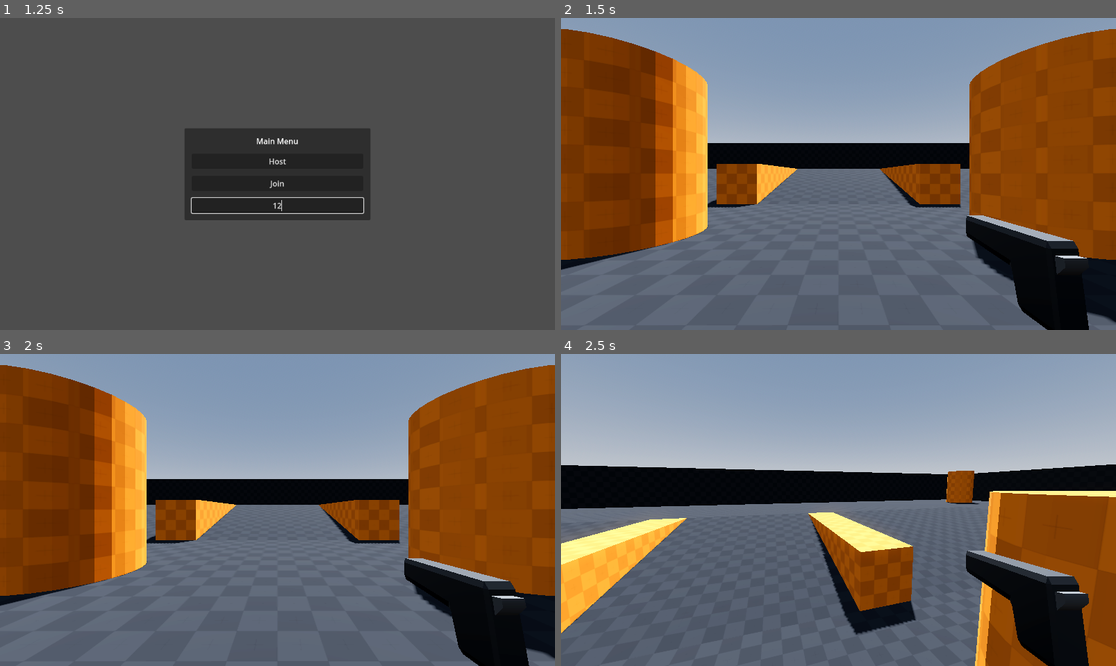
Above: before the commit, frames 1-4 (two rows, left to right).
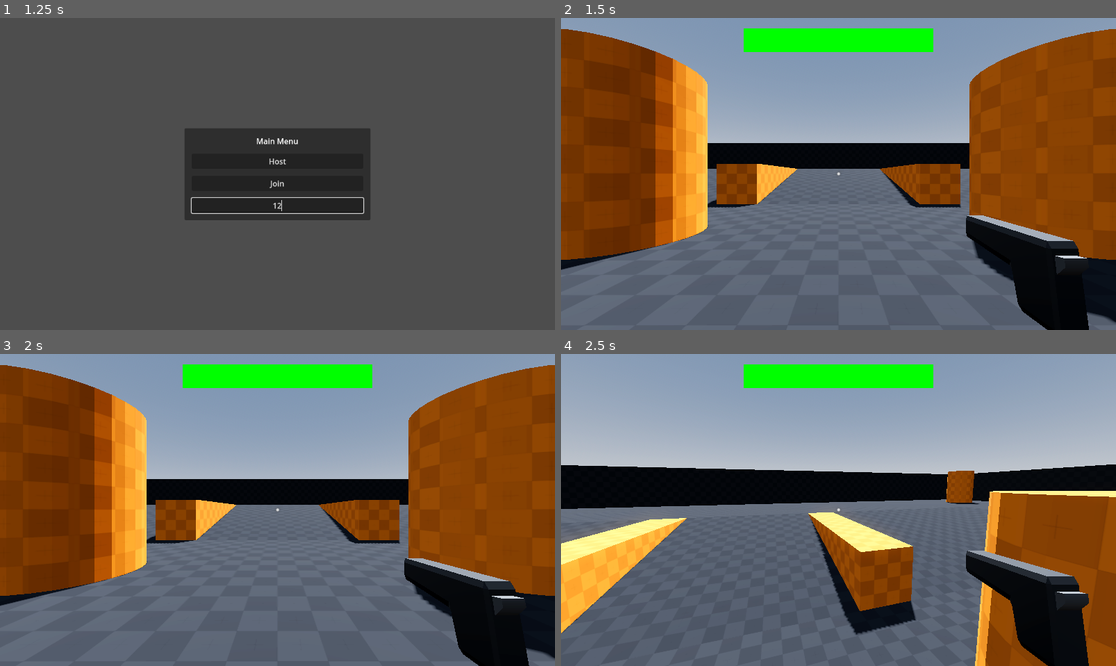
Above: after the commit, the same moments.

Repository: MrTsunami4/Hub-Fps
Game: Godot game, scene res://world.tscn
Two runs of this game, one before a commit and one after it. Both use one fixed random seed, a clock stepped at 60 frames per second and the inputs below.
Inputs (mouse positions are in pixels of both pictures, inside the frame that each line leads up to):
- Up to frame 1 (1.25 s): click (277, 205) at 0.52 s; type "12" at 0.6 s
- Up to frame 2 (1.5 s): click "Host" at 1.25 s
- Up to frame 3 (2 s): no input
- Up to frame 4 (2.5 s): tap Enter (ui_accept) at 2, 2.27 s; move the mouse to (866, 510) at 2.02 s; hold W (up) from 2.03 s (still down); click (866, 510) at 2.1 s

Frame 1 is identical in both runs. In frame 2, 2.6% of the frame differs, in the area x 32-68%, y 3-51%; in frame 3, 2.6%; in frame 4, 2.6%.
Error after the commit: Assertion failed: UPNP Discover Failed! Error 24 (res://world.gd:57)

Commit message:
Add rest

Diff:
--- a/player.gd
+++ b/player.gd
@@ -3,24 +3,42 @@
 @onready var camera = $Camera3D
 @onready var anim_player = $AnimationPlayer
 @onready var flash = $Camera3D/Pistol/MuzzleFlash
+@onready var ray_cast = $Camera3D/RayCast3D
+
+signal health_changed(health_value)
 
 const SPEED = 10.0
 const JUMP_VELOCITY = 10.0
 const GRAVITY = 20
 
+var health = 3
+
+func _enter_tree():
+	set_multiplayer_authority(str(name).to_int())
+
 func _ready():
+	if not is_multiplayer_authority(): return
+
 	Input.mouse_mode = Input.MOUSE_MODE_CAPTURED
+	camera.current = true
 
 func _unhandled_input(event):
+	if not is_multiplayer_authority(): return
+
 	if event is InputEventMouseMotion:
 		rotate_y(-event.relative.x * 0.005)
 		camera.rotate_x(-event.relative.y * 0.005)
 		camera.rotation.x = clamp(camera.rotation.x, -PI/2, PI/2)
 
 	if Input.is_action_just_pressed("shoot") and anim_player.current_animation != "shoot":
-		play_shoot_effects()
+		play_shoot_effects.rpc()
+		if ray_cast.is_colliding():
+			var hit_player = ray_cast.get_collider()
+			hit_player.receive_damage.rpc_id(hit_player.get_multiplayer_authority())
 
 func _physics_process(delta):
+	if not is_multiplayer_authority(): return
+
 	# Add the gravity.
 	if not is_on_floor():
 		velocity.y -= GRAVITY * delta
@@ -49,8 +67,21 @@
 
 	move_and_slide()
 
+@rpc("call_local")
 func play_shoot_effects():
 	anim_player.stop()
 	anim_player.play("shoot")
 	flash.restart()
 	flash.emitting = true
+
+@rpc("any_peer")
+func receive_damage():
+	health -= 1
+	if health <= 0:
+		health = 3
+		position = Vector3.ZERO
+	health_changed.emit(health)
+
+func _on_animation_player_animation_finished(anim_name):
+	if anim_name == "shoot":
+		anim_player.play("idle")
--- a/player.tscn
+++ b/player.tscn
@@ -37,6 +37,33 @@
 size = Vector2(0.5, 0.5)
 orientation = 2
 
+[sub_resource type="Animation" id="Animation_6is8s"]
+length = 0.001
+tracks/0/type = "value"
+tracks/0/imported = false
+tracks/0/enabled = true
+tracks/0/path = NodePath("Camera3D/Pistol:position")
+tracks/0/interp = 1
+tracks/0/loop_wrap = true
+tracks/0/keys = {
+"times": PackedFloat32Array(0),
+"transitions": PackedFloat32Array(1),
+"update": 0,
+"values": [Vector3(0.5, -0.25, -0.5)]
+}
+tracks/1/type = "value"
+tracks/1/imported = false
+tracks/1/enabled = true
+tracks/1/path = NodePath("Camera3D/Pistol:rotation")
+tracks/1/interp = 1
+tracks/1/loop_wrap = true
+tracks/1/keys = {
+"times": PackedFloat32Array(0),
+"transitions": PackedFloat32Array(1),
+"update": 0,
+"values": [Vector3(0, 0, 0)]
+}
+
 [sub_resource type="Animation" id="Animation_0tfdl"]
 resource_name = "idle"
 length = 3.0
@@ -66,33 +93,6 @@
 "values": [Vector3(0, 0, 0), Vector3(-0.122173, 0, 0)]
 }
 
-[sub_resource type="Animation" id="Animation_6is8s"]
-length = 0.001
-tracks/0/type = "value"
-tracks/0/imported = false
-tracks/0/enabled = true
-tracks/0/path = NodePath("Camera3D/Pistol:position")
-tracks/0/interp = 1
-tracks/0/loop_wrap = true
-tracks/0/keys = {
-"times": PackedFloat32Array(0),
-"transitions": PackedFloat32Array(1),
-"update": 0,
-"values": [Vector3(0.5, -0.25, -0.5)]
-}
-tracks/1/type = "value"
-tracks/1/imported = false
-tracks/1/enabled = true
-tracks/1/path = NodePath("Camera3D/Pistol:rotation")
-tracks/1/interp = 1
-tracks/1/loop_wrap = true
-tracks/1/keys = {
-"times": PackedFloat32Array(0),
-"transitions": PackedFloat32Array(1),
-"update": 0,
-"values": [Vector3(0, 0, 0)]
-}
-
 [sub_resource type="Animation" id="Animation_l13qy"]
 resource_name = "move"
 loop_mode = 1
@@ -146,6 +146,17 @@
 "shoot": SubResource("Animation_4pi26")
 }
 
+[sub_resource type="SceneReplicationConfig" id="SceneReplicationConfig_a3o2q"]
+properties/0/path = NodePath(".:position")
+properties/0/spawn = true
+properties/0/replication_mode = 1
+properties/1/path = NodePath(".:rotation")
+properties/1/spawn = true
+properties/1/replication_mode = 1
+properties/2/path = NodePath("Camera3D:rotation")
+properties/2/spawn = true
+properties/2/replication_mode = 1
+
 [node name="Player" type="CharacterBody3D"]
 collision_layer = 2
 script = ExtResource("1_gbmmp")
@@ -174,9 +185,18 @@
 process_material = SubResource("ParticleProcessMaterial_coxm1")
 draw_pass_1 = SubResource("PlaneMesh_17065")
 
+[node name="RayCast3D" type="RayCast3D" parent="Camera3D"]
+target_position = Vector3(0, 0, -50)
+collision_mask = 2
+
 [node name="AnimationPlayer" type="AnimationPlayer" parent="."]
 libraries = {
 "": SubResource("AnimationLibrary_v0u31")
 }
 autoplay = "idle"
 playback_default_blend_time = 0.05
+
+[node name="MultiplayerSynchronizer" type="MultiplayerSynchronizer" parent="."]
+replication_config = SubResource("SceneReplicationConfig_a3o2q")
+
+[connection signal="animation_finished" from="AnimationPlayer" to="." method="_on_animation_player_animation_finished"]
--- a/project.godot
+++ b/project.godot
@@ -51,7 +51,3 @@
 "events": [Object(InputEventMouseButton,"resource_local_to_scene":false,"resource_name":"","device":-1,"window_id":0,"a …(258 unchanged characters)…
 ]
 }
-
-[rendering]
-
-renderer/rendering_method="mobile"
--- a/world.gd
+++ b/world.gd
@@ -2,6 +2,8 @@
 
 @onready var menu = $CanvasLayer/MainMenu
 @onready var entry = $CanvasLayer/MainMenu/MarginContainer/VBoxContainer/AdressEntry
+@onready var hud = $CanvasLayer/HUD
+@onready var bar = $CanvasLayer/HUD/HealthBar
 
 const PORT = 9999
 const PLAYER = preload("res://player.tscn")
@@ -13,19 +15,49 @@
 
 func _on_host_button_pressed():
 	menu.hide()
+	hud.show()
 
 	enet_peer.create_server(PORT)
 	multiplayer.multiplayer_peer = enet_peer
 	multiplayer.peer_connected.connect(add_player)
+	multiplayer.peer_disconnected.connect(remove_player)
 	add_player(multiplayer.get_unique_id())
+	upnp_setup()
 
 func _on_join_button_pressed():
 	menu.hide()
+	hud.show()
 
-	enet_peer.create_client("localhost", PORT)
+	enet_peer.create_client(entry.text, PORT)
 	multiplayer.multiplayer_peer = enet_peer
 
 func add_player(peer_id):
 	var player = PLAYER.instantiate()
 	player.name = str(peer_id)
 	add_child(player)
+	if player.is_multiplayer_authority():
+		player.health_changed.connect(update_bar)
+
+func remove_player(peer_id):
+	var player = get_node_or_null(str(peer_id))
+	if player:
+		player.queue_free()
+
+func update_bar(health_value):
+	bar.value = health_value
+
+func _on_multiplayer_spawner_spawned(node):
+	if node.is_multiplayer_authority():
+		node.health_changed.connect(update_bar)
+
+func upnp_setup():
+	var upnp = UPNP.new()
+	var discover_result = upnp.discover()
+
+	assert(discover_result == UPNP.UPNP_RESULT_SUCCESS, "UPNP Discover Failed! Error %s" % discover_result)
+	assert(upnp.get_gateway() and upnp.get_gateway().is_valid_gateway(), "UPNP Invalid Gateway!")
+
+	var map_result = upnp.add_port_mapping(PORT)
+
+	assert(map_result == UPNP.UPNP_RESULT_SUCCESS, "UPNP Port Mapping Failed! Error %s" % map_result)
+	print("Success! Join Address: %s" % upnp.query_external_address())
--- a/world.tscn
+++ b/world.tscn
@@ -1,7 +1,8 @@
-[gd_scene load_steps=6 format=3 uid="uid://d34s27d1a70cx"]
+[gd_scene load_steps=9 format=3 uid="uid://d34s27d1a70cx"]
 
 [ext_resource type="Script" path="res://world.gd" id="1_7w70p"]
 [ext_resource type="PackedScene" uid="uid://ci73xbsmr5epv" path="res://environment.tscn" id="1_tarhl"]
+[ext_resource type="Texture2D" uid="uid://dpm5iiric5r8d" path="res://addons/kenney_particle_pack/circle_05.png" id="3_23kih"]
 
 [sub_resource type="ProceduralSkyMaterial" id="ProceduralSkyMaterial_ob380"]
 sky_horizon_color = Color(0.64625, 0.65575, 0.67075, 1)
@@ -15,6 +16,12 @@
 sky = SubResource("Sky_rodlt")
 tonemap_mode = 3
 glow_enabled = true
+
+[sub_resource type="StyleBoxFlat" id="StyleBoxFlat_crsaq"]
+bg_color = Color(1, 0, 0, 1)
+
+[sub_resource type="StyleBoxFlat" id="StyleBoxFlat_aiye2"]
+bg_color = Color(0, 1, 0, 1)
 
 [node name="World" type="Node"]
 script = ExtResource("1_7w70p")
@@ -71,5 +78,49 @@
 placeholder_text = "Enter Adress to join here"
 alignment = 1
 
+[node name="HUD" type="Control" parent="CanvasLayer"]
+visible = false
+layout_mode = 3
+anchors_preset = 15
+anchor_right = 1.0
+anchor_bottom = 1.0
+grow_horizontal = 2
+grow_vertical = 2
+mouse_filter = 2
+
+[node name="TextureRect" type="TextureRect" parent="CanvasLayer/HUD"]
+layout_mode = 1
+anchors_preset = 15
+anchor_right = 1.0
+anchor_bottom = 1.0
+grow_horizontal = 2
+grow_vertical = 2
+scale = Vector2(0.03, 0.03)
+pivot_offset = Vector2(576, 324)
+texture = ExtResource("3_23kih")
+stretch_mode = 5
+
+[node name="HealthBar" type="ProgressBar" parent="CanvasLayer/HUD"]
+layout_mode = 1
+anchors_preset = 15
+anchor_right = 1.0
+anchor_bottom = 1.0
+offset_left = 379.0
+offset_top = 21.0
+offset_right = -379.0
+offset_bottom = -577.0
+grow_horizontal = 2
+grow_vertical = 2
+theme_override_styles/background = SubResource("StyleBoxFlat_crsaq")
+theme_override_styles/fill = SubResource("StyleBoxFlat_aiye2")
+max_value = 3.0
+value = 3.0
+show_percentage = false
+
+[node name="MultiplayerSpawner" type="MultiplayerSpawner" parent="."]
+_spawnable_scenes = PackedStringArray("res://player.tscn")
+spawn_path = NodePath("..")
+
 [connection signal="pressed" from="CanvasLayer/MainMenu/MarginContainer/VBoxContainer/HostButton" to="." method="_on_host_button_pressed"]
 [connection signal="pressed" from="CanvasLayer/MainMenu/MarginContainer/VBoxContainer/JoinButton" to="." method="_on_join_button_pressed"]
+[connection signal="spawned" from="MultiplayerSpawner" to="." method="_on_multiplayer_spawner_spawned"]
Not shown, added: export_presets.cfg
Not shown: 1 places in player.tscn that only renumber resources
Not shown, changed: .gitignore
